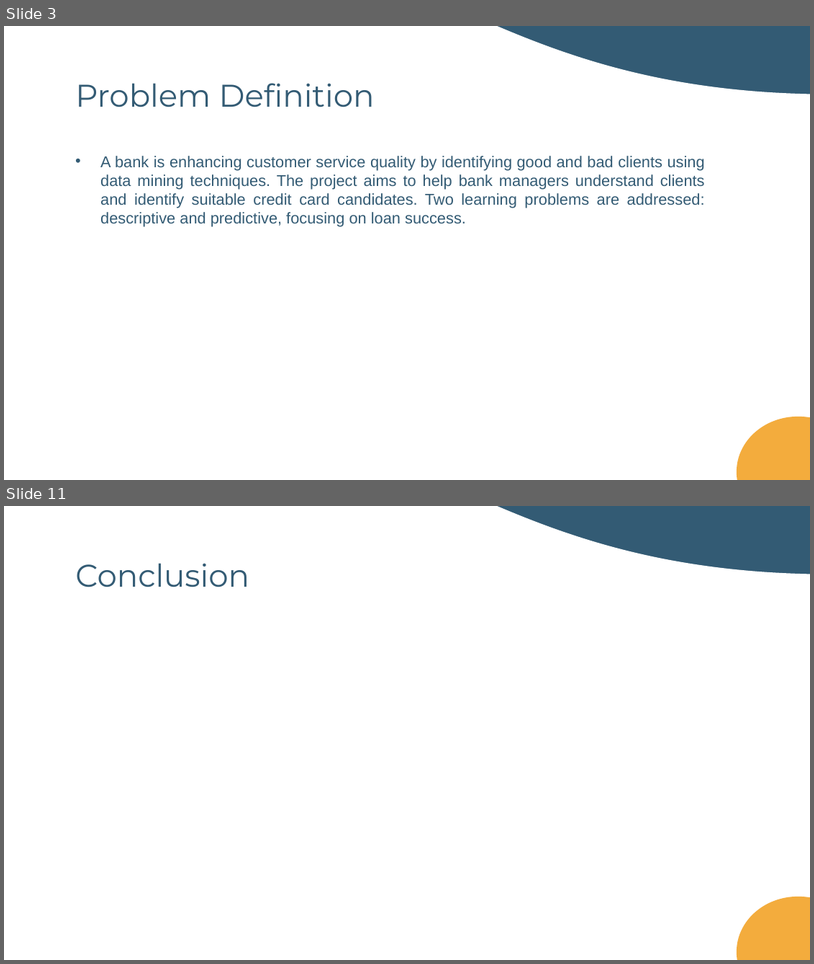
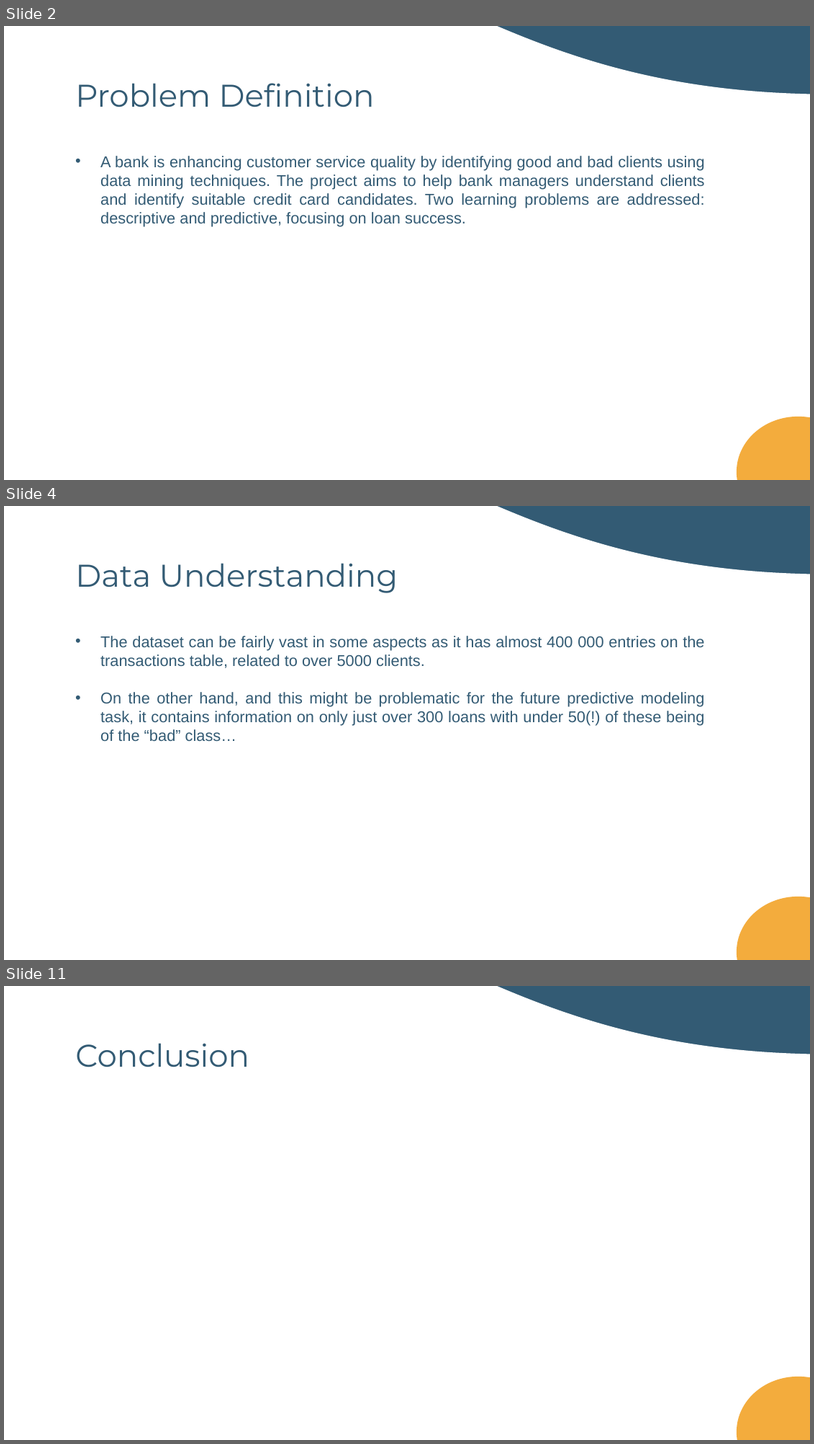
Before and after one commit to DanielaTomas/FCUP-DM1, a slide deck: docs/DM1.pptx. Shown one above the other, each under a label of ours: slides 3 and 11 before the commit, slides 2, 4 and 11 after it; the slides between them are not shown. The pictures are 814x964 and 814x1444 pixels, drawn with LibreOffice and Linux fonts; fonts in the diff are those of the drawing. Boxes give left, top, right and bottom in pixels: in the first picture for what was removed or moved away, otherwise in the second. Text is boxed around its words. In the diff, an @@ line names an element or a change of style, - is before the commit and + after.

Commit message:
add task 2; update ppt

```diff
--- a/docs/DM1.pptx
+++ b/docs/DM1.pptx
@@ slide 4 added at [4,506,810,960], background #335B74; not listed: 1 template element that a slide beside it also shows @@
@@ title added at [75,563,399,593], 28 pt, text #335B74 @@
+Data Understanding
@@ text added at [100,636,705,741], 14 pt, text #335B74 @@
+• The dataset can be fairly vast in some aspects as it has almost 400 000 entries on the transactions table, related to over 5000 clients.
+• On the other hand, and this might be problematic for the future predictive modeling task, it contains information on only just over 300 loans with under 50(!) of these being of the “bad” class…
@@ freeform shape added at [737,896,810,960], fill #F3AC3D @@
@@ what was slide 3 is now slide 2 @@
```
Also in this commit, not shown: 3 slides changed, 4 other slides added, 5 slides removed, 2 other files.
